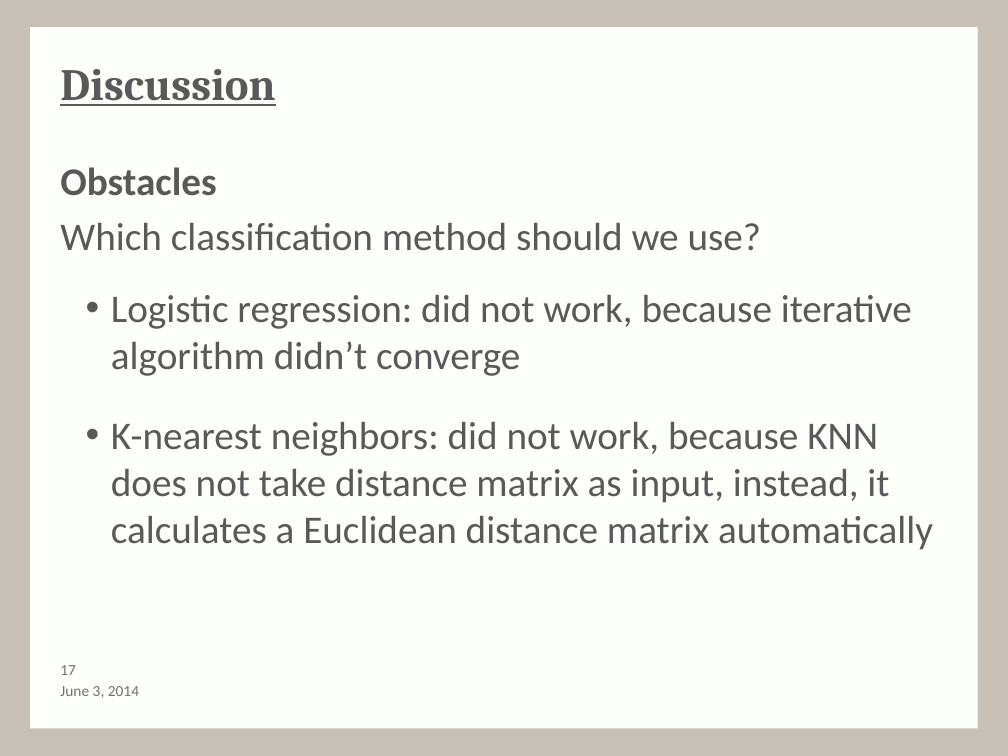
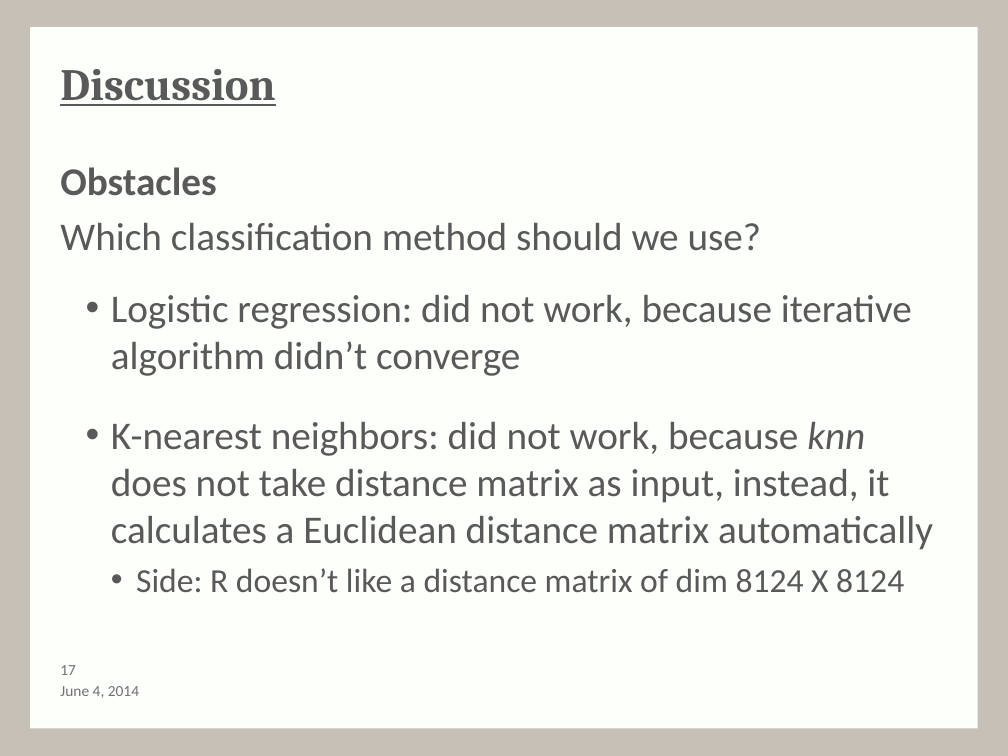
Before and after one commit to MartinGuyer/Project3ML, a slide deck: slide 18 of Presentation/presentation-draft.pptx. Drawn at 1008x756 pixels with LibreOffice and Linux fonts; fonts in the diff are those of the drawing; background and template pictures are left out. Boxes give left, top, right and bottom in pixels: in the first picture for what was removed or moved away, otherwise in the second. Text is boxed around its words. In the diff, an @@ line names an element or a change of style, - is before the commit and + after.

```diff
--- a/Presentation/presentation-draft.pptx
+++ b/Presentation/presentation-draft.pptx
@@ text at bbox=[111, 422, 933, 592]: text changed @@
-  • K-nearest neighbors: did not work, because KNN does not take distance matrix as input, instead, it calculates a Euclidean distance matrix automatically
+  • K-nearest neighbors: did not work, because knn does not take distance matrix as input, instead, it calculates a Euclidean distance matrix automatically
+    • Side: R doesn’t like a distance matrix of dim 8124 X 8124
@@ text at bbox=[60, 686, 139, 698]: text changed @@
-June 3, 2014
+June 4, 2014
```
Also in this commit, not shown: 17 other slides changed.
